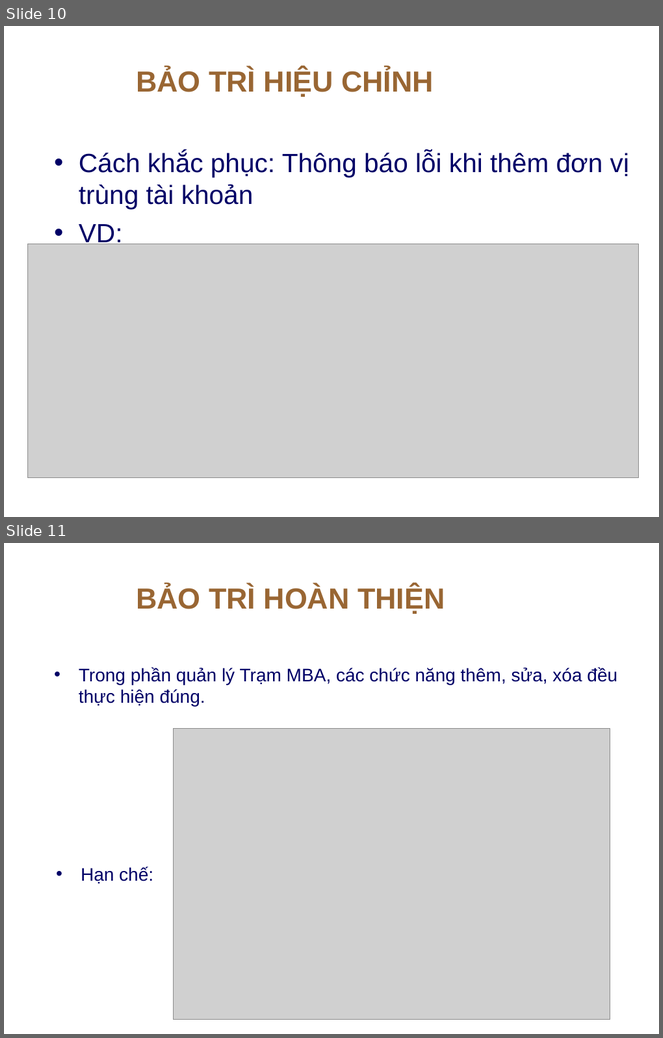
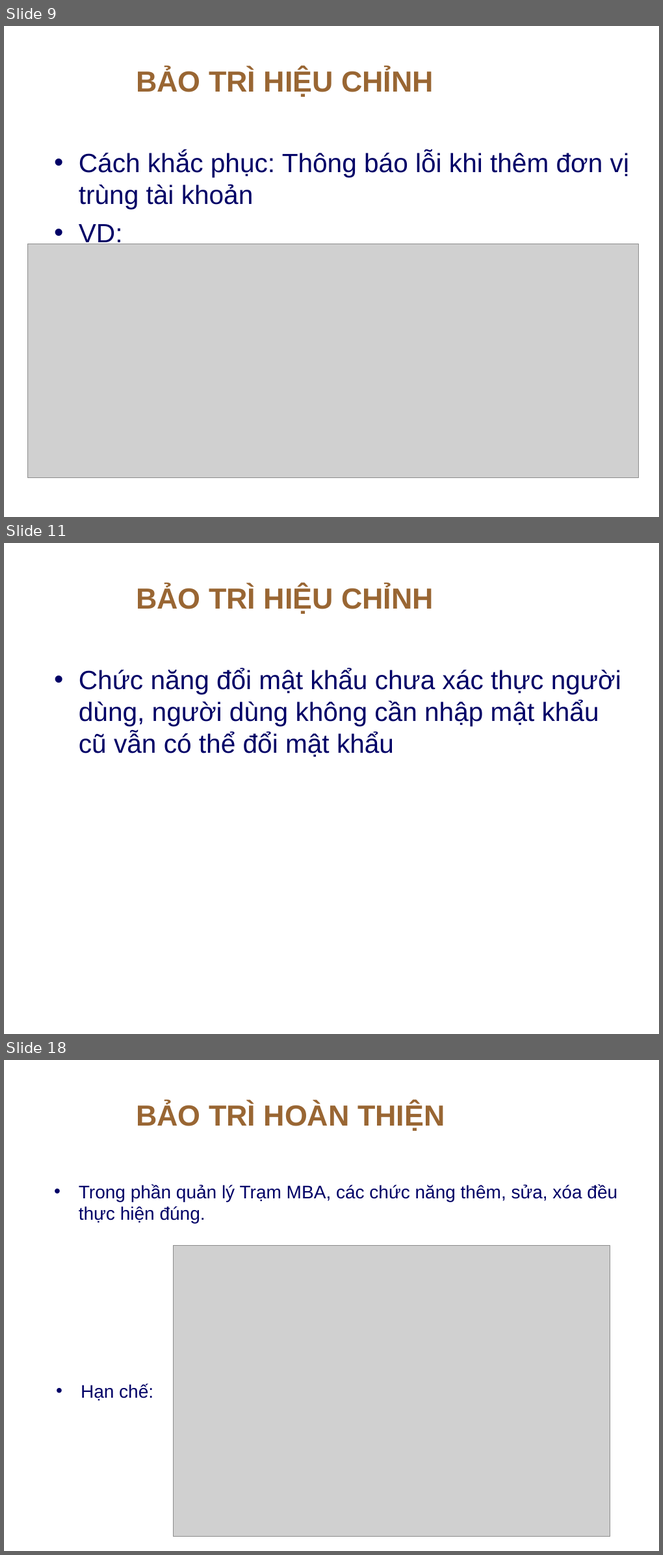
Before and after one commit to thanhphi0127/manager-configuration, a slide deck: doc/baitapso2/BAOTRI_BAITAP2.ppt. Shown one above the other, each under a label of ours: slides 10 and 11 before the commit, slides 9, 11 and 18 after it; the slides between them are not shown. The pictures are 663x1038 and 663x1555 pixels, drawn with LibreOffice and Linux fonts; fonts in the diff are those of the drawing; grey boxes stand for pictures; background and template pictures are left out. Boxes give left, top, right and bottom in pixels: in the first picture for what was removed or moved away, otherwise in the second. Text is boxed around its words. In the diff, an @@ line names an element or a change of style, - is before the commit and + after.

```diff
--- a/doc/baitapso2/BAOTRI_BAITAP2.ppt
+++ b/doc/baitapso2/BAOTRI_BAITAP2.ppt
@@ slide 11 added at (4,543,659,1034), background picture (left out) @@
@@ title added at (136,586,434,614), 32 pt, text #996633, bold @@
+BẢO TRÌ HIỆU CHỈNH
@@ text added at (79,668,622,757), 29 pt, text #000066 @@
+• Chức năng đổi mật khẩu chưa xác thực người dùng, người dùng không cần nhập mật khẩu cũ vẫn có thể đổi mật khẩu
@@ what was slide 10 is now slide 9 @@
@@ what was slide 11 is now slide 18 @@
```
Also in this commit, not shown: 3 slides changed, 10 other slides added, 2 slides removed.
